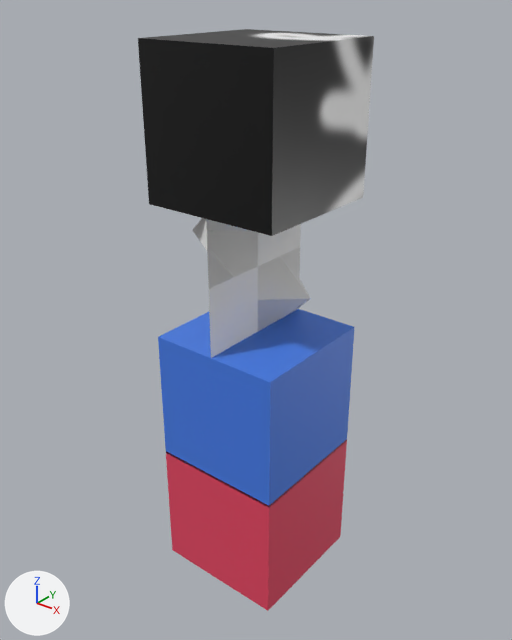
Before and after pictures for a commit that changed the glTF model Testing/cubesAnim.glb.
The view is the same before and after, from a camera (50 mm lens) standing at (5.65, -7.11, 7.55) and looking at (-0.07, 0.05, 3.11). Every picture has the same lights, and +X, +Y and +Z are marked at lower left. Where no turn or scale is listed for an object, it has been applied to the vertices.
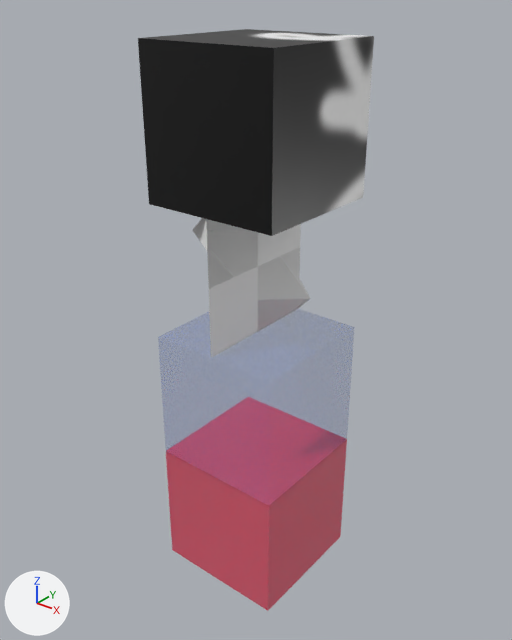
The edits, one by one:
In material 'Material' (mat_material), alpha goes from 1.0 to 0.703.
In material 'Material.001' (mat_material_001), roughness goes from 0.5 to 0.0.
In material 'Material.001' (mat_material_001), alpha goes from 1.0 to 0.176.
In material 'Material.001' (mat_material_001), metallic goes from 0.0 to 0.38.

Location of each change, (x1, y1, x2, y2) in pixels of the pictures (512 x 640 px):
'Cube.001', surface changed
    both: (158, 309, 355, 506)
'Cube', surface changed
    both: (166, 439, 347, 611)
